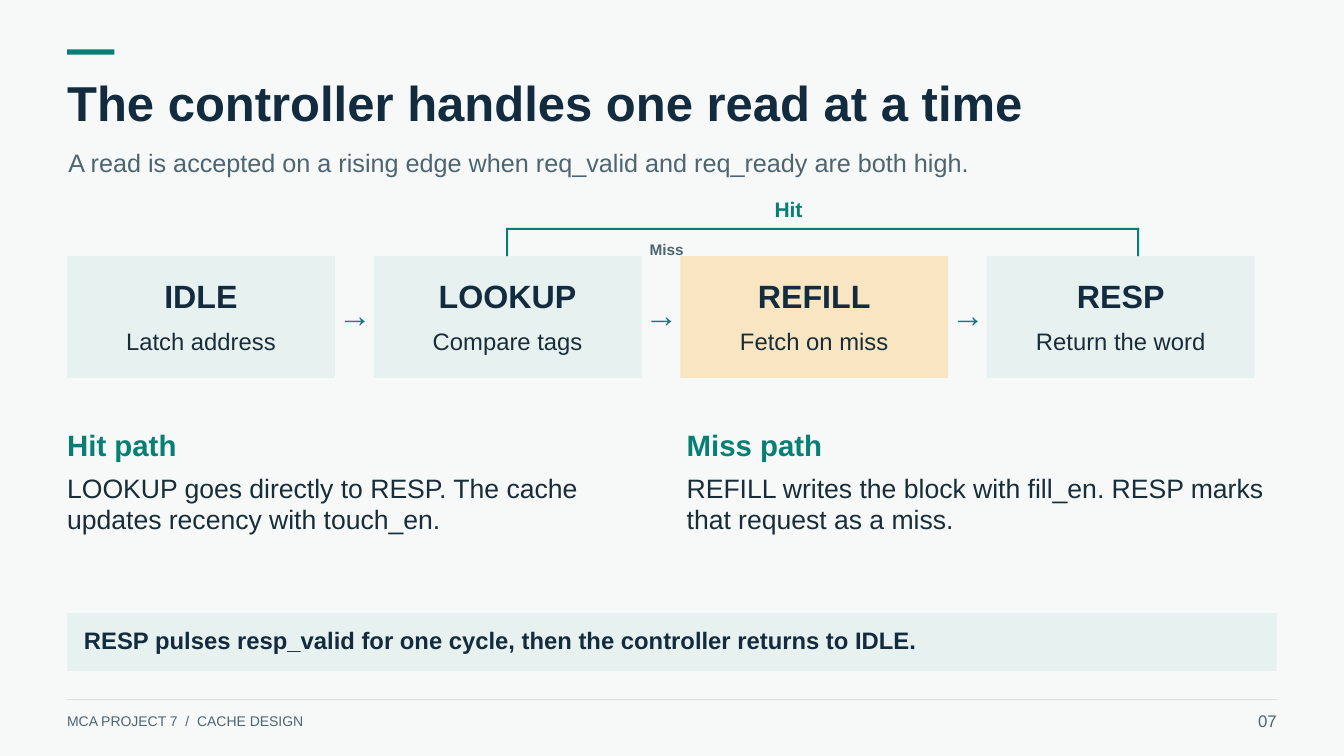
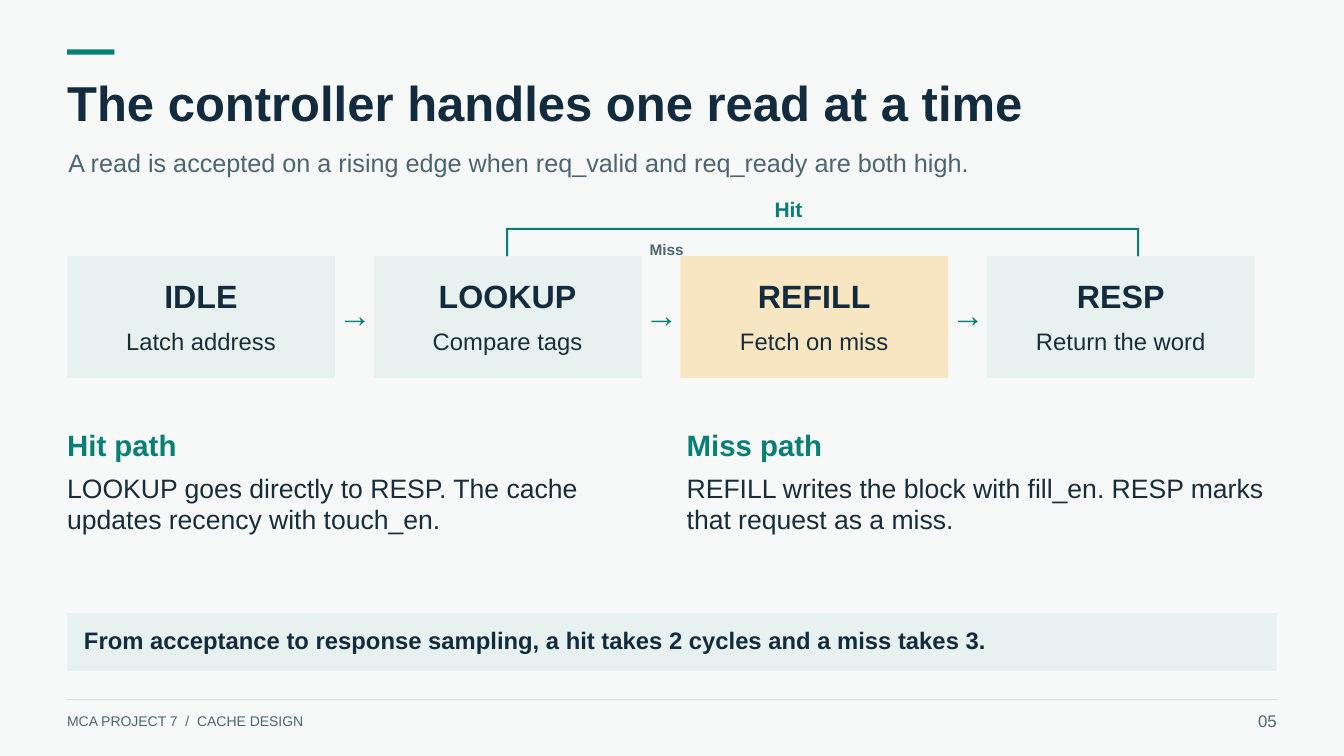
Before and after one commit to Kushal425/MCA-Project7-Team-5-1-MUX, a slide deck: slide 5 of phase2/presentation/MCA-Project7-Presentation.pptx (slide 7 before the commit). Drawn at 1344x756 pixels with LibreOffice and Linux fonts; fonts in the diff are those of the drawing. Boxes give left, top, right and bottom in pixels: in the first picture for what was removed or moved away, otherwise in the second. Text is boxed around its words. In the diff, an @@ line names an element or a change of style, - is before the commit and + after.

```diff
--- a/phase2/presentation/MCA-Project7-Presentation.pptx
+++ b/phase2/presentation/MCA-Project7-Presentation.pptx
@@ text at box(84, 631, 986, 654): text changed @@
-RESP pulses resp_valid for one cycle, then the controller returns to IDLE.
+From acceptance to response sampling, a hit takes 2 cycles and a miss takes 3.
@@ text at box(1258, 715, 1277, 727): text changed @@
-07
+05
```
Also in this commit, not shown: 8 other slides changed, 5 slides removed.
